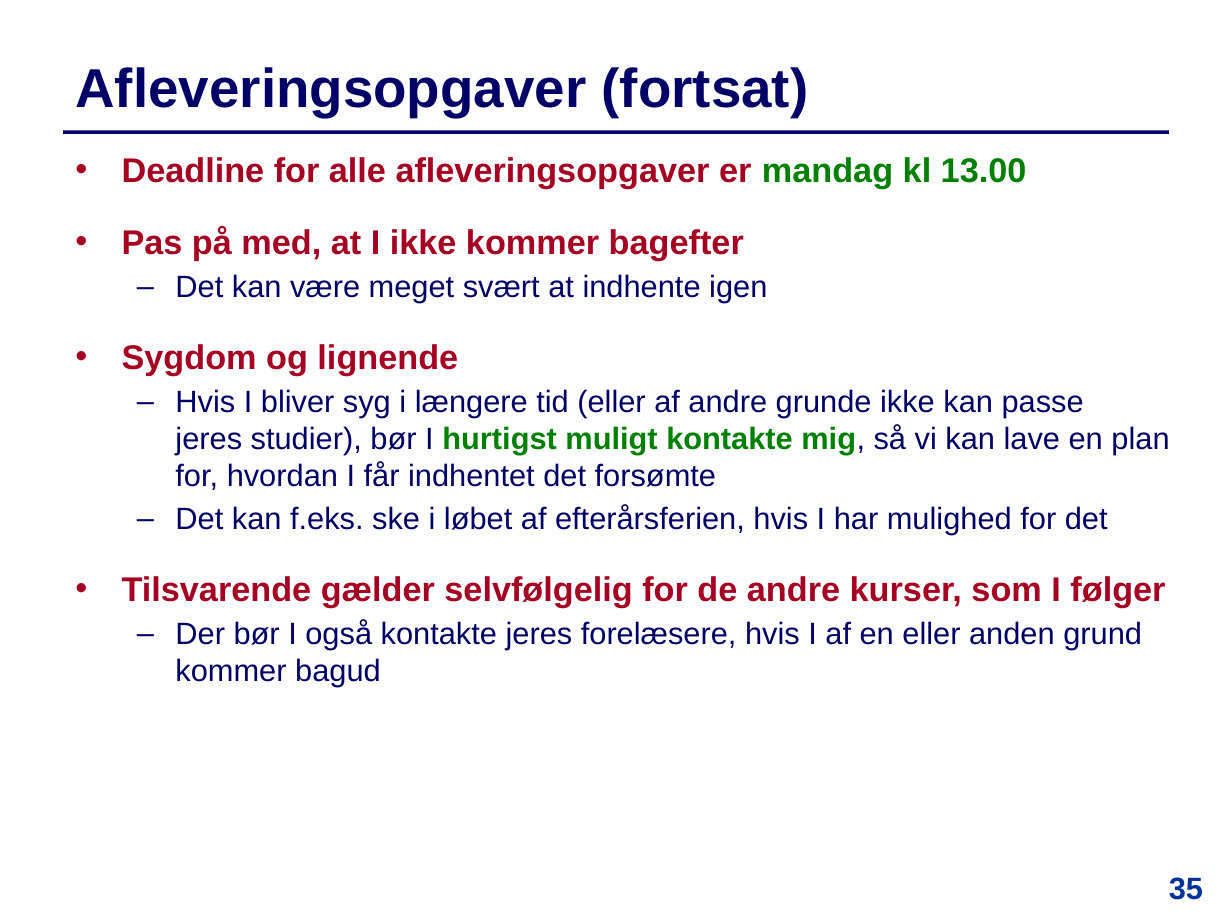
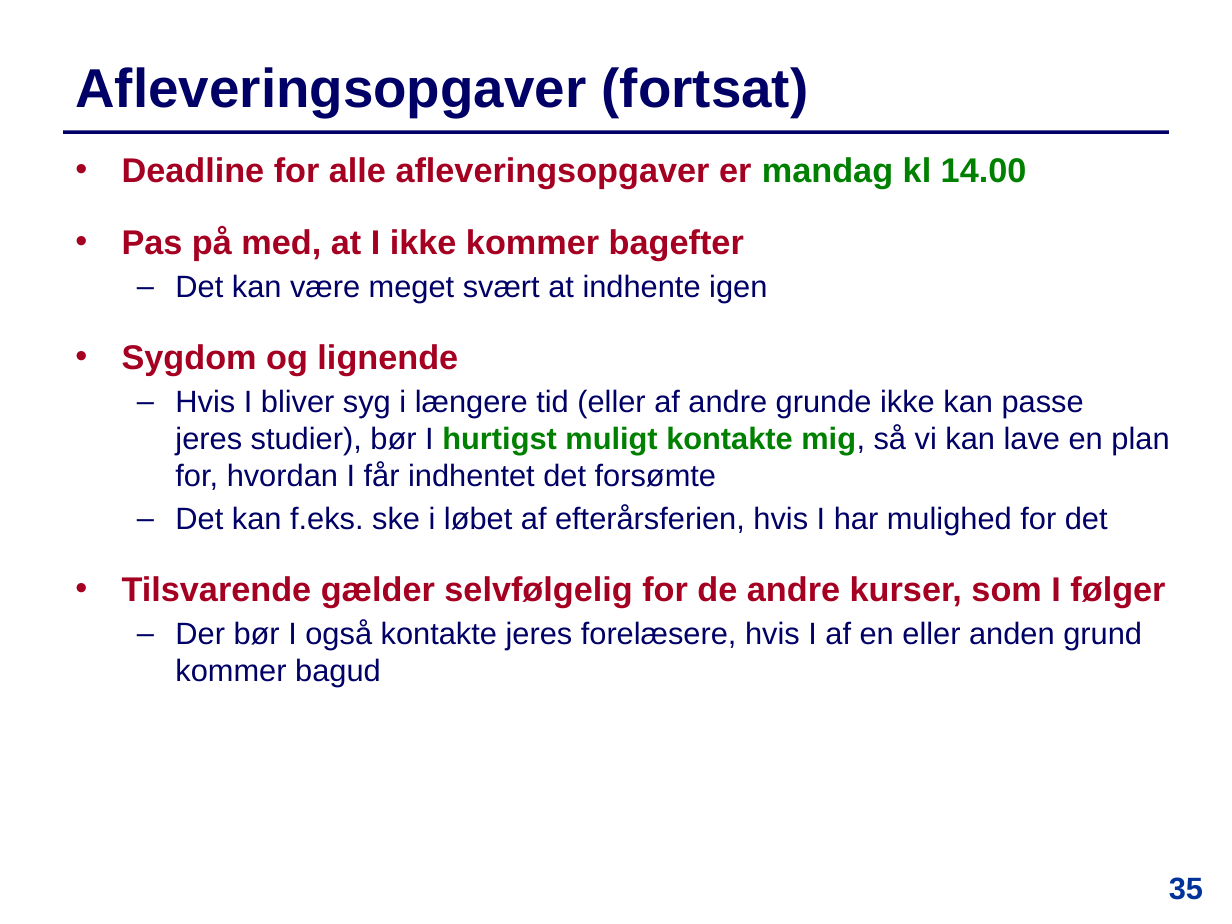
Before and after one commit to IntProgAU/Materiale, a slide deck: slide 35 of web/e24/uge_1a/Slides-Uge1-Mandag.pptx. Drawn at 1232x924 pixels with LibreOffice and Linux fonts; fonts in the diff are those of the drawing. Boxes give left, top, right and bottom in pixels: in the first picture for what was removed or moved away, otherwise in the second. Text is boxed around its words. In the diff, an @@ line names an element or a change of style, - is before the commit and + after.

```diff
--- a/web/e24/uge_1a/Slides-Uge1-Mandag.pptx
+++ b/web/e24/uge_1a/Slides-Uge1-Mandag.pptx
@@ text at bbox=[122, 157, 1027, 188]: text changed @@
-  • Deadline for alle afleveringsopgaver er mandag kl 13.00
+  • Deadline for alle afleveringsopgaver er mandag kl 14.00
```
Also in this commit, not shown: 7 other slides changed, 1 other file.
